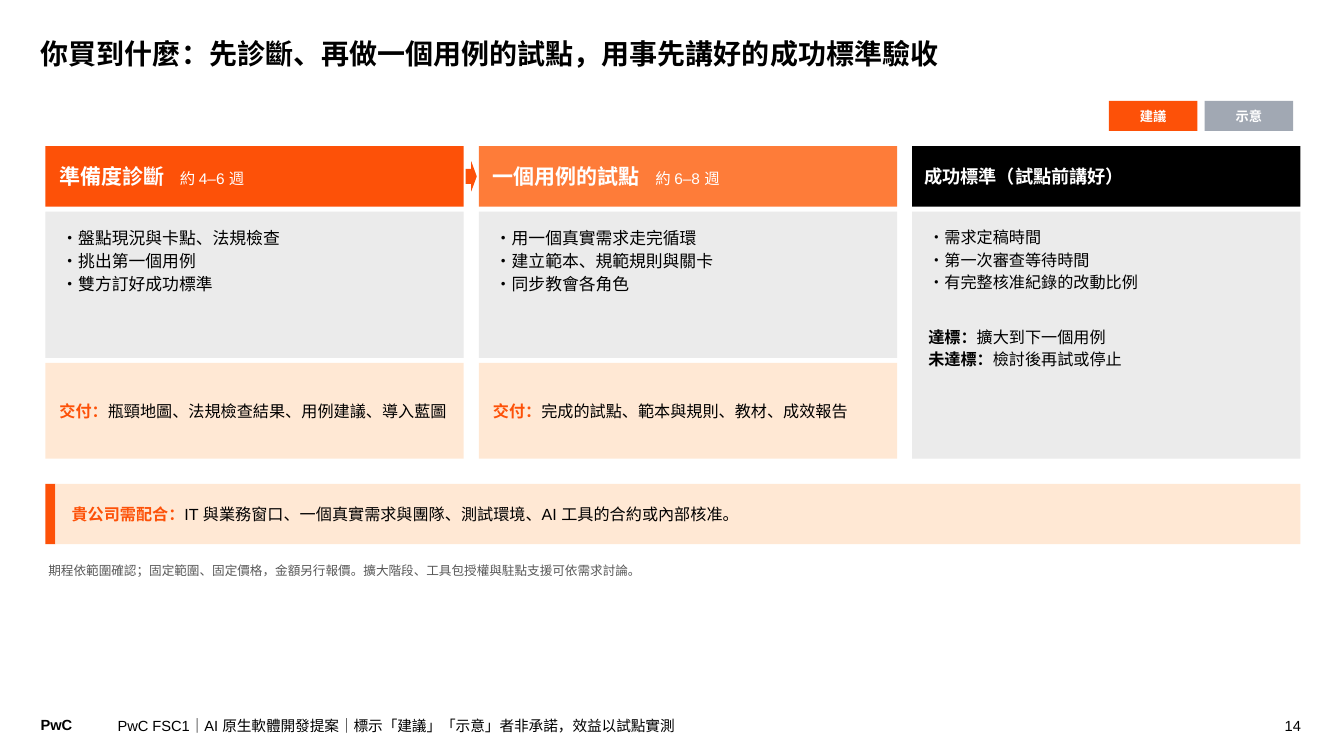
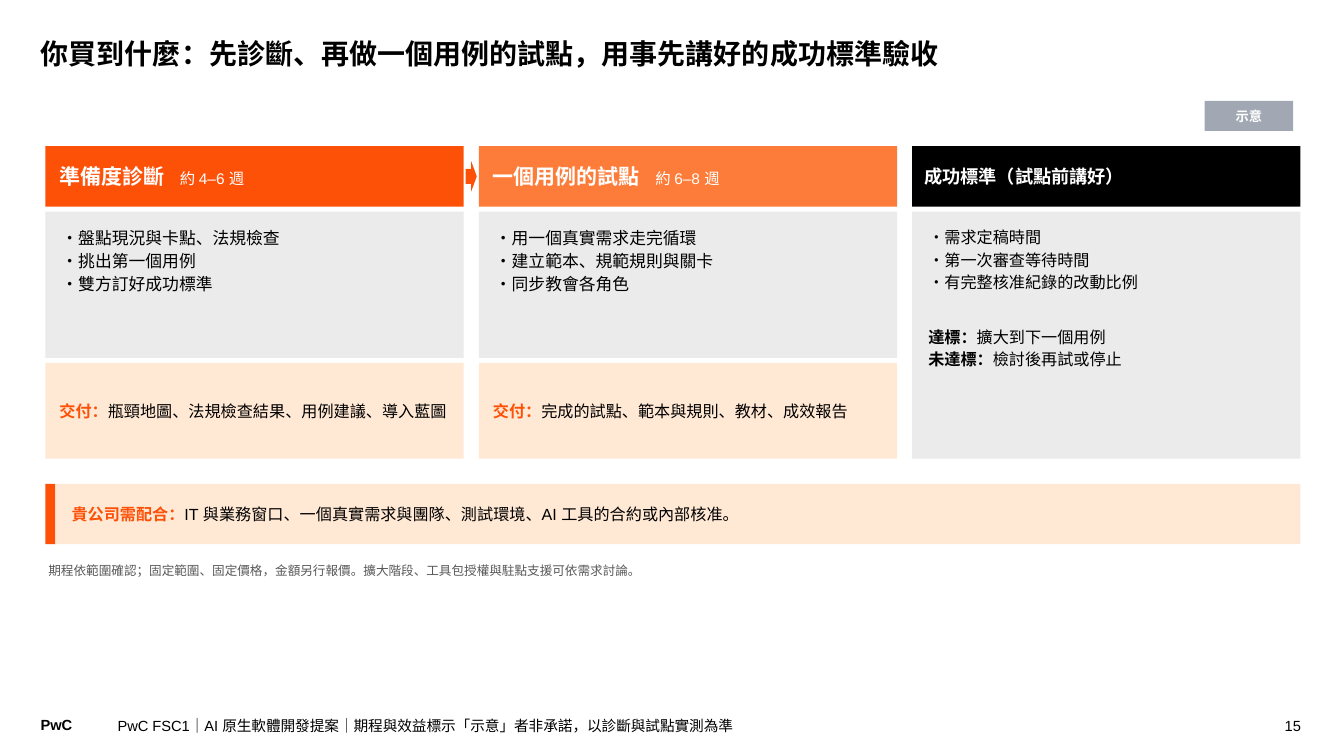
Before and after one commit to Robshao/PwC_FSC1, a slide deck: slide 15 of research/ai-native-sdlc/AI原生軟體開發_合夥人提案簡報.pptx (slide 14 before the commit). Drawn at 1344x756 pixels with LibreOffice and Linux fonts; fonts in the diff are those of the drawing. Boxes give left, top, right and bottom in pixels: in the first picture for what was removed or moved away, otherwise in the second. Text is boxed around its words. In the diff, an @@ line names an element or a change of style, - is before the commit and + after.

```diff
--- a/research/ai-native-sdlc/AI原生軟體開發_合夥人提案簡報.pptx
+++ b/research/ai-native-sdlc/AI原生軟體開發_合夥人提案簡報.pptx
@@ rectangle removed at [1109, 101, 1198, 131] @@
-建議
@@ text at [118, 718, 733, 733]: text changed @@
-PwC FSC1｜AI 原生軟體開發提案｜標示「建議」「示意」者非承諾，效益以試點實測
+PwC FSC1｜AI 原生軟體開發提案｜期程與效益標示「示意」者非承諾，以診斷與試點實測為準
@@ page number at [1285, 721, 1301, 731]: text changed @@
-14
+15
```
Also in this commit, not shown: 24 other slides changed, 3 slides added, 4 other files.
